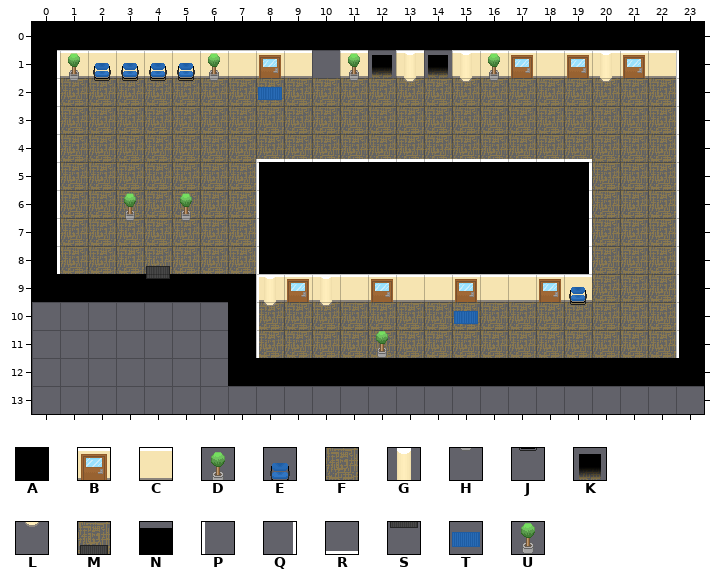
A Tiled map (JSON) gets an edit: assets/tilemaps/maps/risky.json. The picture above was drawn from the file before the commit.
Cells are 32x32 px. Shown: x 0..23, y 0..13.
Key: from "risky_tileset": A 0, B 1, C 2, D 4, E 5, F 6, G 8, H 10, J 11, K 12, L 14, M 15, N 16, P 18, Q 19, R 20, S 21, T 22, U 23.
_ is an empty cell, # one hidden under a higher layer.
Layer "Floor" before, first column x 0:
 0 ________________________
 1 ________#___K_K__#_#_#__
 2 _FFFFFFFFFFFFFFFFFFFFFF_
 3 _FFFFFFFFFFFFFFFFFFFFFF_
 4 _FFFFFFFFFFFFFFFFFFFFFF_
 5 _FFFFFFF____________FFF_
 6 _FFFFFFF____________FFF_
 7 _FFFFFFF____________FFF_
 8 _FFFMFFF____________FFF_
 9 ____A___############FFF_
10 ________FFFFFFFFFFFFFFF_
11 ________FFFFFFFFFFFFFFF_
12 ________________________
13 ________________________
Layer "Objects" before, first column x 0:
 0 ________________________
 1 _CCCCCC__C_C_C_CC_C_C___
 2 _HJJJJH_T__H_L_LH___L___
 3 ________________________
 4 ________________________
 5 ________________________
 6 ________________________
 7 ___H_H__________________
 8 ________________________
 9 ________C_C________C____
10 ________L_L____T___J____
11 ________________________
12 ________________________
13 ________________________
Layer "Collisions" before, first column x 0:
 0 AAAAAAAAAAAAAAAAAAAAAAAA
 1 ADEEEEDCB__D_G_GDB_BGBCA
 2 A______________________A
 3 A______________________A
 4 A______________________A
 5 A_______AAAAAAAAAAAA___A
 6 A__D_D__AAAAAAAAAAAA___A
 7 A_______AAAAAAAAAAAA___A
 8 A_______AAAAAAAAAAAA___A
 9 AAAASAAAGBGCBCCBCCBE___A
10 _______A_______________A
11 _______A____U__________A
12 _______AAAAAAAAAAAAAAAAA
13 ________________________
Layer "Roof" before, first column x 0:
 0 ________________________
 1 Q______________________P
 2 Q______________________P
 3 Q______________________P
 4 Q_______RRRRRRRRRRRR___P
 5 Q_______P__________Q___P
 6 Q_______P__________Q___P
 7 Q_______P__________Q___P
 8 Q_______P__________Q___P
 9 ____N___P______________P
10 ________P______________P
11 ________P______________P
12 ________________________
13 ________________________
Now the later version:
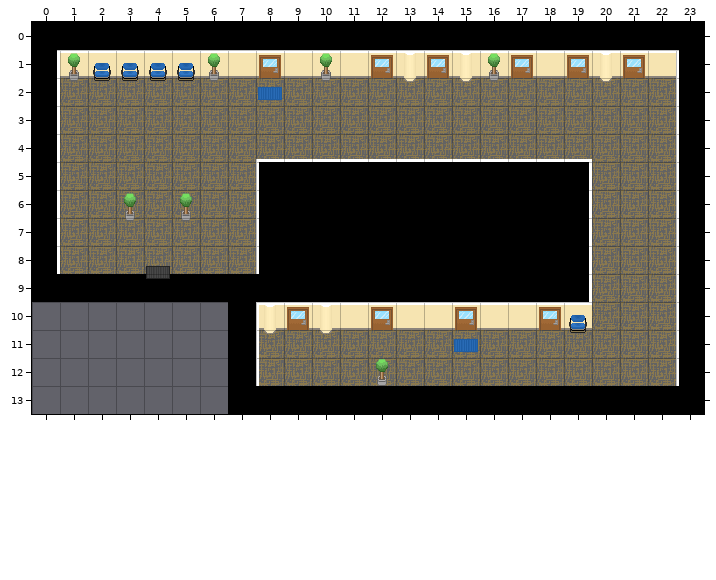
Diff:
Changed rows in their new state; . is an unchanged cell.
Layer "Floor":
first column x 8:
10 .#..#..#..#....
12 FFFFFFFFFFFFFFF
Layer "Objects":
first column x 10:
 1 C.
 2 H_
first column x 8:
 9 _._........_
10 C.C...._...C
11 L.L....T...J
Layer "Collisions":
first column x 10:
 1 D_B.B
first column x 7:
 9 .AAAAAAAAAAAA....
10 .GBGCBCCBCCBE....
11 ....._...........
12 .____U__________.
13 AAAAAAAAAAAAAAAAA
Layer "Roof":
first column x 8:
 9 _..........Q....
12 P..............P
Where, in picture pixels (left, top, right, bottom), the same in both pictures:
changed: (312, 50, 396, 81)
added: (424, 50, 452, 78)
changed: (228, 274, 704, 414)
